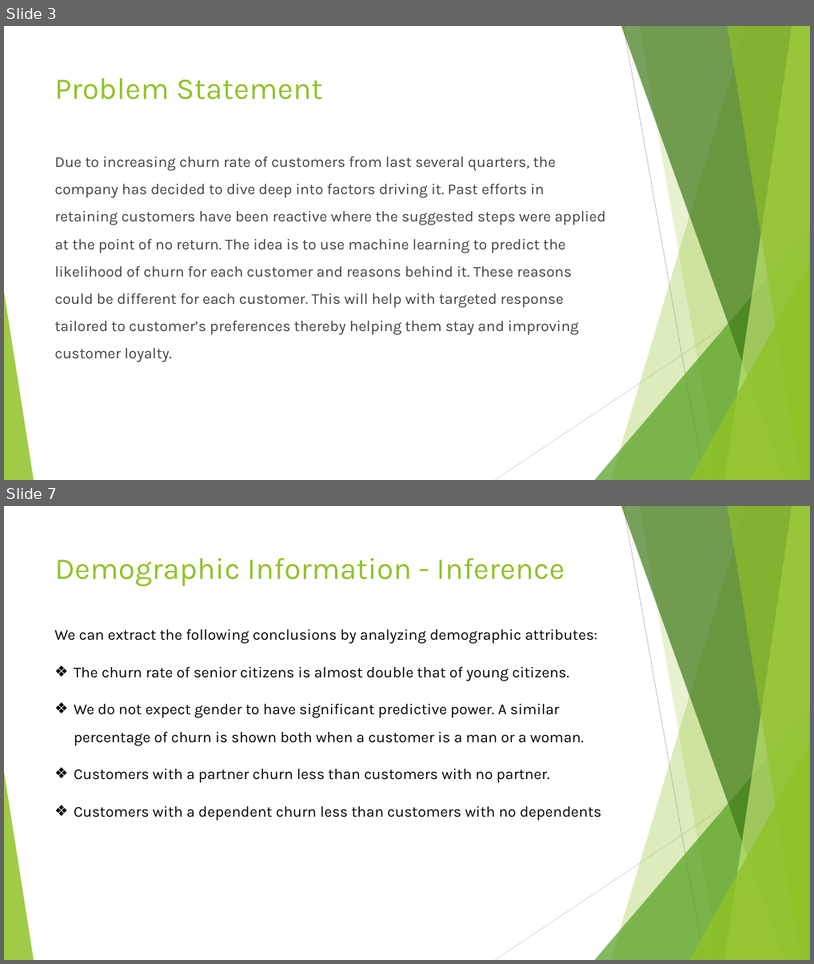
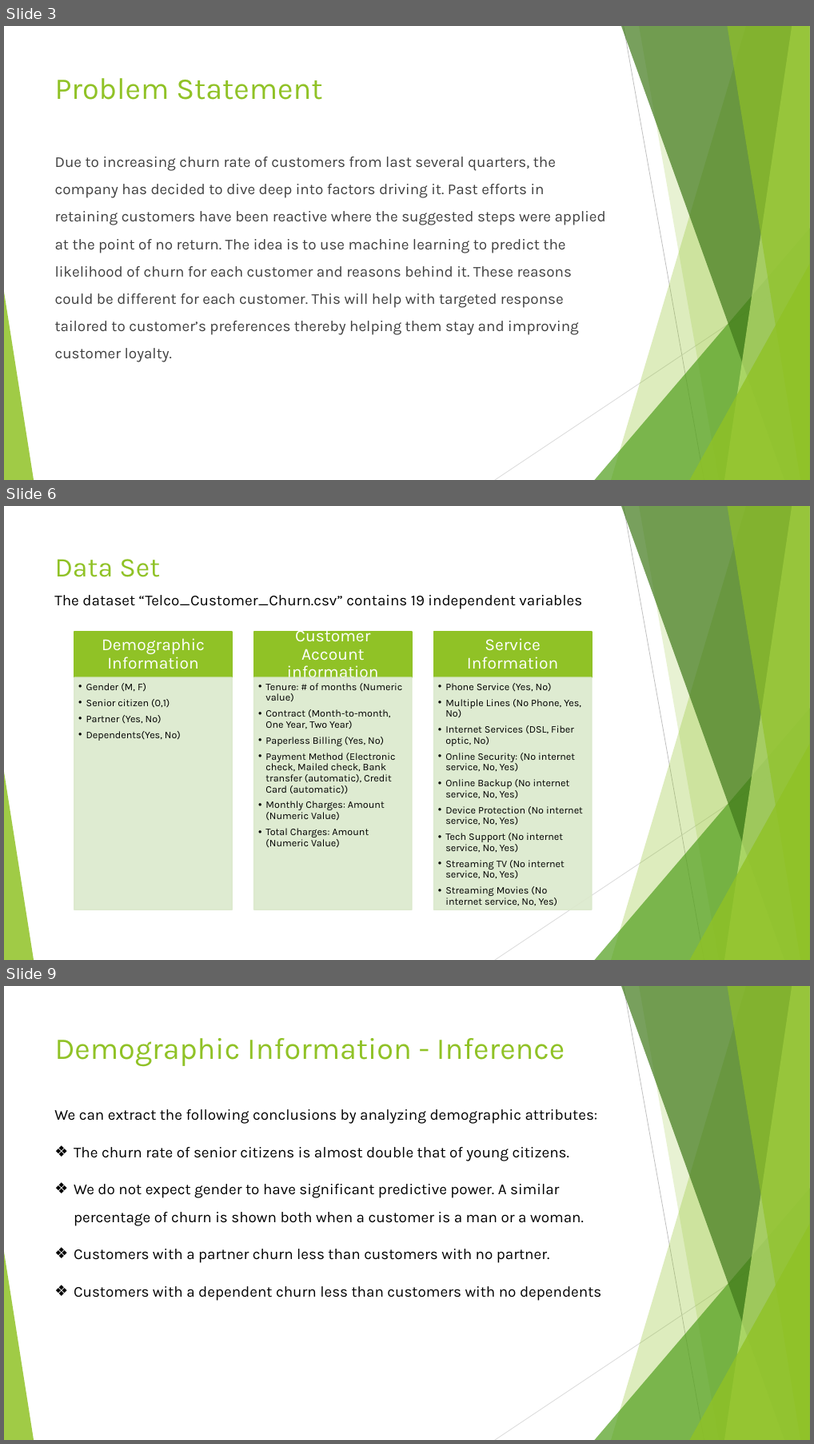
Before and after one commit to Prakul-github/Machine-Learning, a slide deck: Capstone_Project/Capstone project - Telecom Customer Churn.pptx. Shown one above the other, each under a label of ours: slides 3 and 7 before the commit, slides 3, 6 and 9 after it; the slides between them are not shown. The pictures are 814x964 and 814x1444 pixels, drawn with LibreOffice and Linux fonts; fonts in the diff are those of the drawing. Boxes give left, top, right and bottom in pixels: in the first picture for what was removed or moved away, otherwise in the second. Text is boxed around its words. In the diff, an @@ line names an element or a change of style, - is before the commit and + after.

```diff
--- a/Capstone_Project/Capstone project - Telecom Customer Churn.pptx
+++ b/Capstone_Project/Capstone project - Telecom Customer Churn.pptx
@@ slide 6 added at bbox=[4, 506, 810, 960], background #FFFFFF; not listed: 10 template elements that a slide beside it also shows @@
@@ title added at bbox=[55, 559, 160, 577], 32.4 pt, text #90C226 @@
+Data Set
@@ text added at bbox=[54, 595, 582, 609], 18 pt, text #000000 @@
+The dataset “Telco_Customer_Churn.csv” contains 19 independent variables
@@ group added at bbox=[74, 626, 592, 909]: 6 rectangles, 6 texts @@
+Demographic Information
+  • Gender (M, F)
+  • Senior citizen (0,1)
+  • Partner (Yes, No)
+  • Dependents(Yes, No)
+Customer Account information
+  • Tenure: # of months (Numeric value)
+  • Contract (Month-to-month, One Year, Two Year)
+  • Paperless Billing (Yes, No)
+  • Payment Method (Electronic check, Mailed check, Bank transfer (automatic), Credit Card (automatic))
+  • Monthly Charges: Amount (Numeric Value)
+  • Total Charges: Amount (Numeric Value)
+Service Information
+  • Phone Service (Yes, No)
+  • Multiple Lines (No Phone, Yes, No)
+  • Internet Services (DSL, Fiber optic, No)
+  • Online Security: (No internet service, No, Yes)
+  • Online Backup (No internet service, No, Yes)
+  • Device Protection (No internet service, No, Yes)
+  • Tech Support (No internet service, No, Yes)
+  • Streaming TV (No internet service, No, Yes)
+  • Streaming Movies (No internet service, No, Yes)
@@ what was slide 7 is now slide 9 @@
```
Also in this commit, not shown: 3 slides changed, 1 other slide added.
